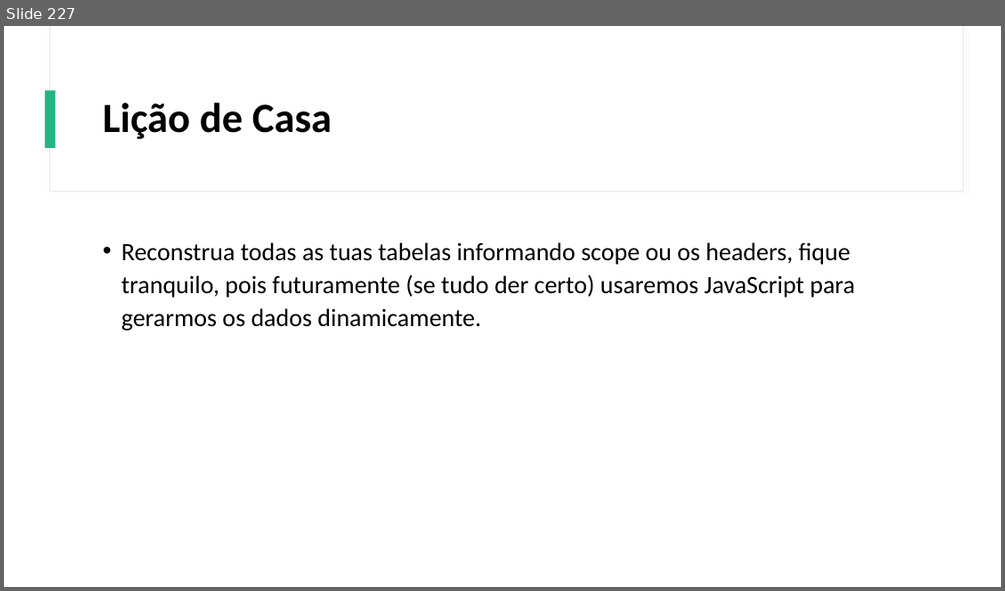
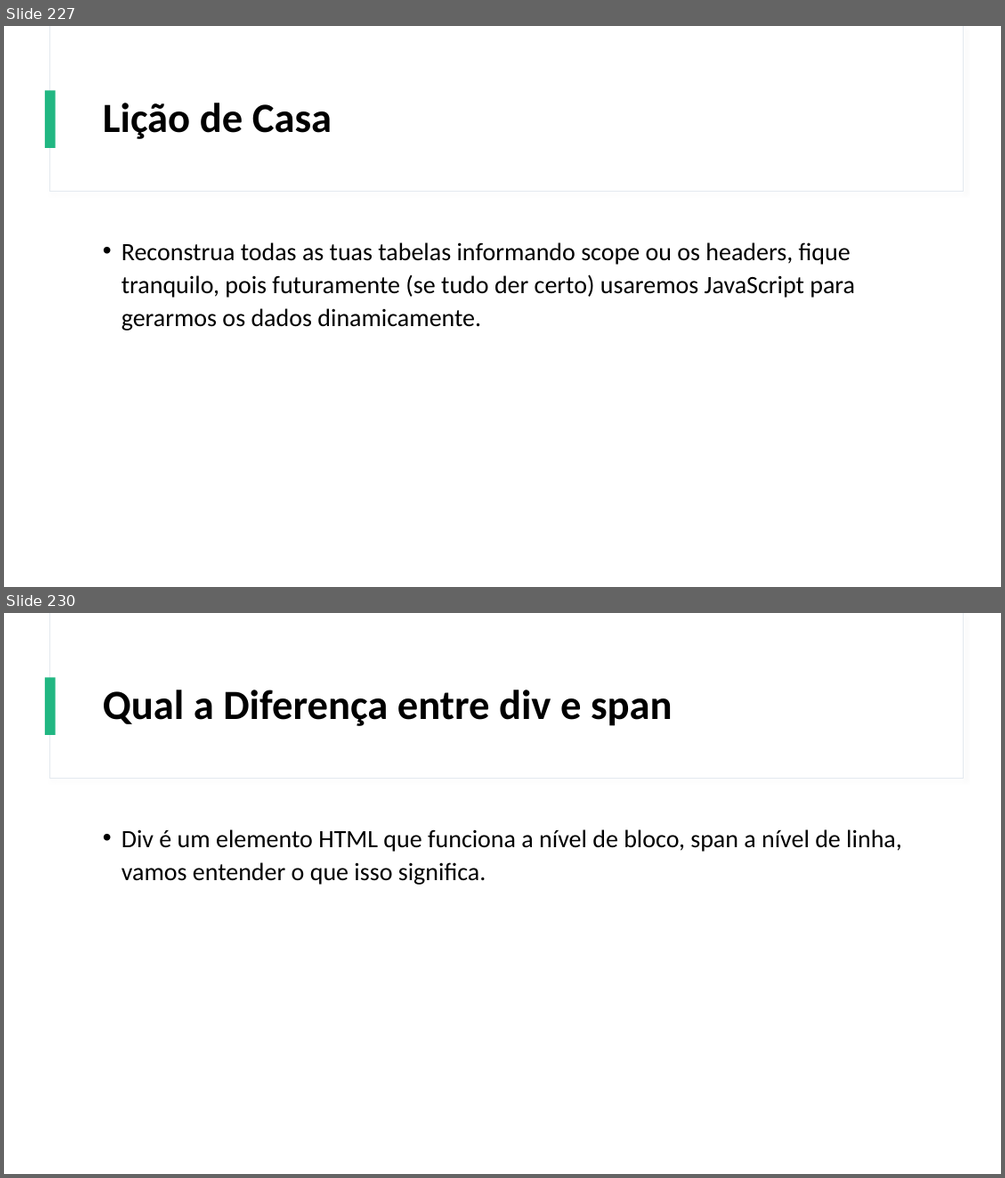
Before and after one commit to Gustavo6401/CursoHTMLCSS, a slide deck: Power Point/Curso de HTML e CSS.pptx. Shown one above the other, each under a label of ours: slide 227 before the commit, slides 227 and 230 after it; the slides between them are not shown. The pictures are 1005x591 and 1005x1178 pixels, drawn with LibreOffice and Linux fonts; fonts in the diff are those of the drawing. Boxes give left, top, right and bottom in pixels: in the first picture for what was removed or moved away, otherwise in the second. Text is boxed around its words. In the diff, an @@ line names an element or a change of style, - is before the commit and + after.

Commit message:
Preparada a Aula sobre Semântica no HTML

```diff
--- a/Power Point/Curso de HTML e CSS.pptx
+++ b/Power Point/Curso de HTML e CSS.pptx
@@ slide 230 added at [4,613,1001,1174], background #FFFFFF; not listed: 3 template elements that a slide beside it also shows @@
@@ title added at [103,690,672,726], 40 pt, text #000000, bold @@
+Qual a Diferença entre div e span
@@ text added at [121,829,902,884], 24 pt, text #000000 @@
+• Div é um elemento HTML que funciona a nível de bloco, span a nível de linha, vamos entender o que isso significa.
```
Also in this commit, not shown: 4 other slides added, 7 other files.
